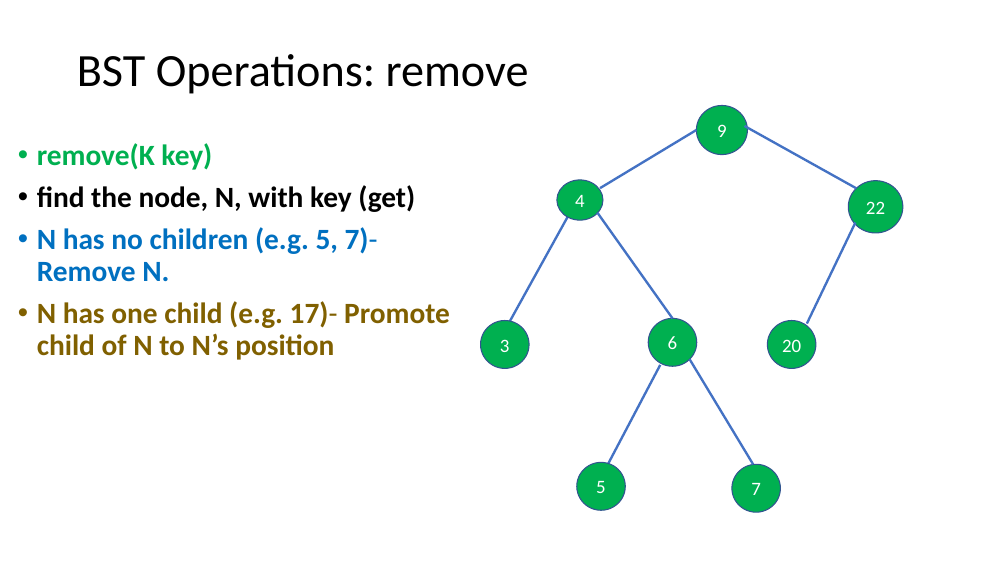
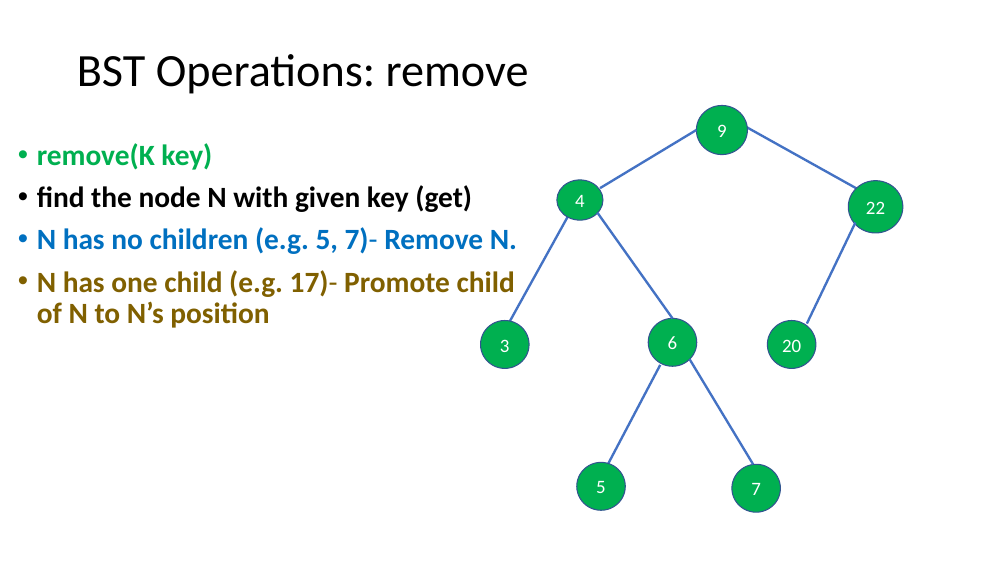
Before and after one commit to dickinson-comp232-fall22/dickinson-comp232-fall22.github.io, a slide deck: slide 8 of resources/class13/class13-BSTs.pptx (slide 6 before the commit). Drawn at 1008x567 pixels with LibreOffice and Linux fonts; fonts in the diff are those of the drawing. Boxes give left, top, right and bottom in pixels: in the first picture for what was removed or moved away, otherwise in the second. Text is boxed around its words. In the diff, an @@ line names an element or a change of style, - is before the commit and + after.

```diff
--- a/resources/class13/class13-BSTs.pptx
+++ b/resources/class13/class13-BSTs.pptx
@@ text at <box>37,185,472,212</box>: text changed @@
-• find the node, N, with key (get)
+• find the node N with given key (get)
```
Also in this commit, not shown: 8 other slides changed, 2 slides added, 1 other file.
